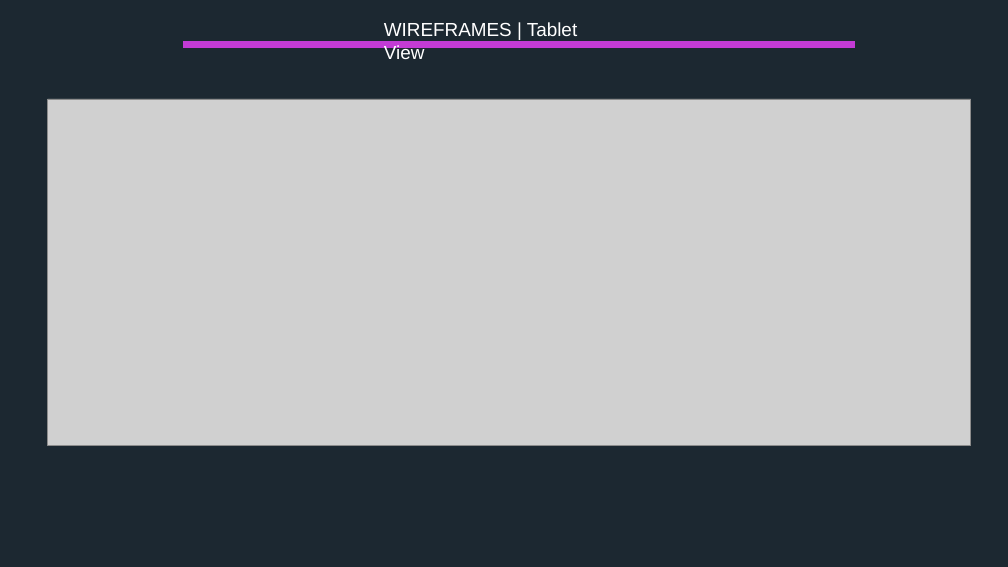
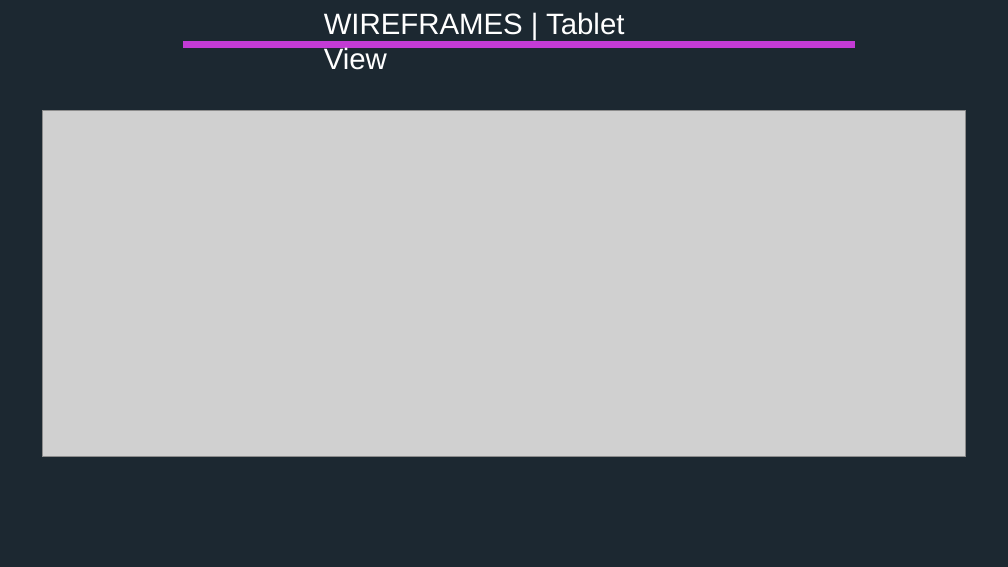
Before and after one commit to mdart86/Portfolio_Website, a slide deck: slide 4 of Michael-Dart_T1A2 Slidedeck.pptx. Drawn at 1008x567 pixels with LibreOffice and Linux fonts; fonts in the diff are those of the drawing; grey boxes stand for pictures. Boxes give left, top, right and bottom in pixels: in the first picture for what was removed or moved away, otherwise in the second. Text is boxed around its words. In the diff, an @@ line names an element or a change of style, - is before the commit and + after.

```diff
--- a/Michael-Dart_T1A2 Slidedeck.pptx
+++ b/Michael-Dart_T1A2 Slidedeck.pptx
@@ text "WIREFRAMES | Tablet View": place and size @@
-text "WIREFRAMES | Tablet View" at [384,22,577,59]
+text "WIREFRAMES | Tablet View" at [324,12,624,70]
@@ text "WIREFRAMES | Tablet View" at [324,12,624,70]: size 18 to 28 pt @@
@@ picture: place and size @@
-picture at [48,99,971,445]
+picture at [42,110,966,457]
```
Also in this commit, not shown: 7 other slides changed, 1 slide added, 5 other files.
